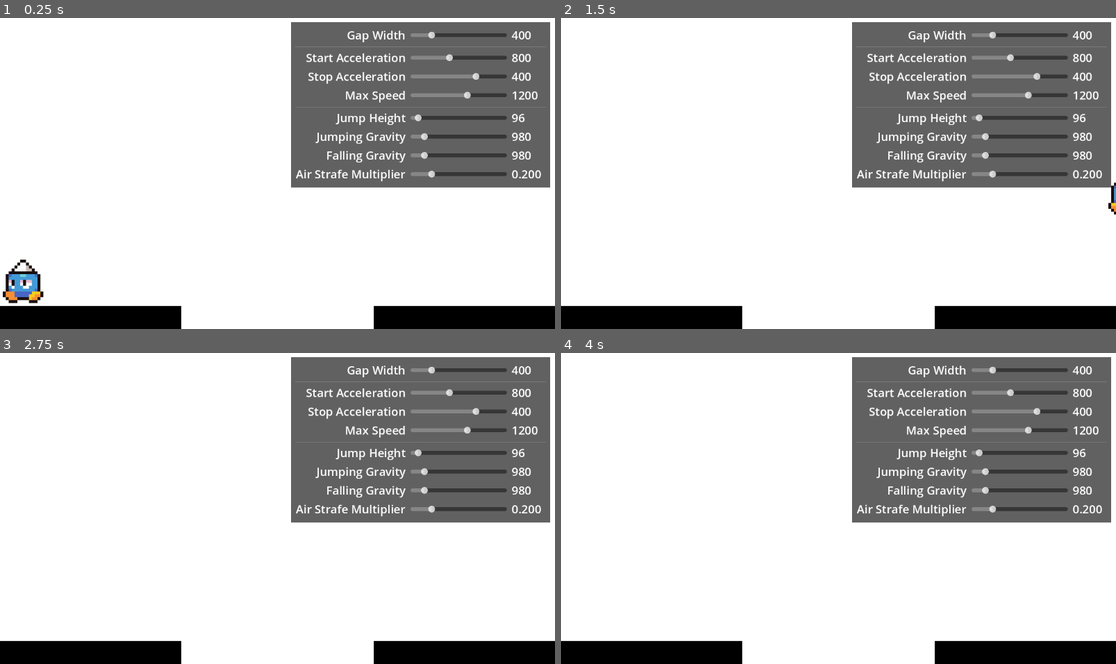
Above: before the commit, frames 1-4 (two rows, left to right).
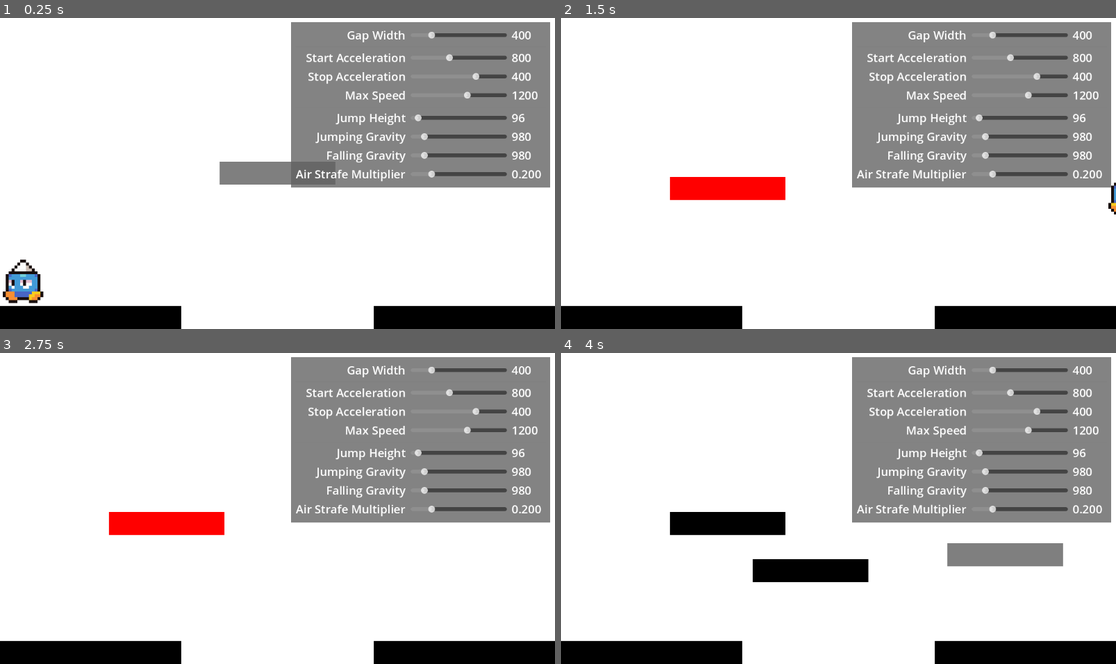
Above: after the commit, the same moments.

Repository: uniqueusername/platformer-movement-tuner
Game: Godot game, scene res://movement_tuner.tscn
Same seed, same stepped clock (60 frames per second), same inputs: the game is played once before the commit and once after it.
Inputs (mouse positions are in pixels of both pictures, inside the frame that each line leads up to):
- Up to frame 1 (0.25 s): no input
- Up to frame 2 (1.5 s): move the mouse to (960, 157) at 0.52 s; press the mouse at (960, 157) at 0.53 s; hold D (player_right) from 0.53 s (still down); tap Space (player_jump) at 0.77 s; move the mouse to (727, 189) at 1.27 s; release the mouse at (727, 189) at 1.28 s; click (727, 189) at 1.35 s
- Up to frame 3 (2.75 s): tap Space (player_jump) at 1.52 s; tap Enter at 2 s; move the mouse to (333, 440) at 2.02 s; release D (player_right) at 2.03 s; press the mouse at (333, 440) at 2.03 s; hold A (player_left) from 2.03 s (still down)
- Up to frame 4 (4 s): tap Space (player_jump) at 2.75, 3.02, 3.77 s; move the mouse to (810, 570) at 2.77 s; release A (player_left) at 2.78 s; release the mouse at (810, 570) at 2.78 s; hold D (player_right) from 2.78 s (still down); click (810, 570) at 2.85 s; tap Enter at 3.5 s; move the mouse to (1005, 555) at 3.52 s; press the mouse at (1005, 555) at 3.53 s

The runs differ from the first frame. In frame 1, 21% of the frame differs, in the area x 39-100%, y 1-55%; in frame 2, 23%; in frame 3, 23%; in frame 4, 26%, in the area x 19-100%, y 1-74%.

Commit message:
completed platform placement

Diff:
--- /dev/null
+++ b/assets/shaders/platform_hover.gdshader
@@ -0,0 +1,5 @@
+shader_type canvas_item;
+
+void fragment() {
+	COLOR = vec4(1, 0, 0, 1.0);
+}
--- /dev/null
+++ b/assets/shaders/platform_target.gdshader
@@ -0,0 +1,5 @@
+shader_type canvas_item;
+
+void fragment() {
+	COLOR = vec4(0, 0, 0, 0.5);
+}
--- a/movement_tuner.tscn
+++ b/movement_tuner.tscn
@@ -1,11 +1,12 @@
-[gd_scene load_steps=11 format=3 uid="uid://chledrc08mf0n"]
+[gd_scene load_steps=17 format=3 uid="uid://chledrc08mf0n"]
 
 [ext_resource type="Script" path="res://utility/movement_configurator.gd" id="1_t3nin"]
 [ext_resource type="PackedScene" uid="uid://wppivb7axvby" path="res://utility/ui/config_slider.tscn" id="2_86j7g"]
 [ext_resource type="Shader" path="res://assets/shaders/platform.gdshader" id="3_8bf5h"]
+[ext_resource type="Shader" path="res://assets/shaders/platform_target.gdshader" id="4_fjqrq"]
 
 [sub_resource type="StyleBoxFlat" id="StyleBoxFlat_lxapw"]
-bg_color = Color(0.380392, 0.380392, 0.380392, 1)
+bg_color = Color(0.380392, 0.380392, 0.380392, 0.784314)
 
 [sub_resource type="GDScript" id="GDScript_1q2na"]
 resource_name = "floor"
@@ -91,6 +92,60 @@
 # re-place spawner relative to viewport size
 func reposition():
 	global_position = Vector2(48, get_viewport_rect().size.y - 128)
+"
+
+[sub_resource type="GDScript" id="GDScript_2jk7r"]
+resource_name = "platform_spawner"
+script/source = "extends Area2D
+
+var mouse_over_ui: bool = false
+
+func _process(delta):
+	global_position = get_viewport().get_mouse_position()
+	if get_overlapping_bodies().size() == 0 and !mouse_over_ui:
+		$platform_placeholder.visible = true
+		$platform_placeholder.can_place = true
+
+func _on_body_entered(body):
+	if body.scene_file_path == $platform_placeholder.platform_scene.resource_path:
+		$platform_placeholder.visible = false
+		$platform_placeholder.can_place = false
+
+func _on_panel_container_mouse_entered():
+	mouse_over_ui = true
+	$platform_placeholder.visible = false
+	$platform_placeholder.can_place = false
+
+func _on_panel_container_mouse_exited():
+	mouse_over_ui = false
+"
+
+[sub_resource type="CircleShape2D" id="CircleShape2D_8svsw"]
+radius = 5.0
+
+[sub_resource type="ShaderMaterial" id="ShaderMaterial_7h46s"]
+shader = ExtResource("4_fjqrq")
+
+[sub_resource type="CanvasTexture" id="CanvasTexture_fhjy2"]
+
+[sub_resource type="GDScript" id="GDScript_6ie38"]
+resource_name = "platform_spawner"
+script/source = "extends Node2D
+
+var platform_scene = load(\"res://utility/levels/placeable_platform/platform.tscn\")
+var can_place: bool = true
+
+func _input(event):
+	if event.is_action_pressed(\"grow_block\"):
+		scale.x += 48
+	if event.is_action_pressed(\"shrink_block\") and scale.x >= 72:
+		scale.x -= 48
+
+	if event.is_action_pressed(\"click\") and can_place:
+		var platform = platform_scene.instantiate()
+		platform.global_position = global_position
+		platform.width = scale.x
+		get_parent().add_child(platform)
 "
 
 [node name="movement_tuner" type="Node2D"]
@@ -229,6 +284,22 @@
 script = SubResource("GDScript_f2i7w")
 movement_tuner = NodePath("../gui/MarginContainer/PanelContainer/MarginContainer/configurator")
 
+[node name="platform_spawner" type="Area2D" parent="."]
+collision_layer = 0
+collision_mask = 4
+script = SubResource("GDScript_2jk7r")
+
+[node name="collider" type="CollisionShape2D" parent="platform_spawner"]
+shape = SubResource("CircleShape2D_8svsw")
+
+[node name="platform_placeholder" type="Sprite2D" parent="platform_spawner"]
+material = SubResource("ShaderMaterial_7h46s")
+scale = Vector2(240, 48)
+texture = SubResource("CanvasTexture_fhjy2")
+script = SubResource("GDScript_6ie38")
+
+[connection signal="mouse_entered" from="gui/MarginContainer/PanelContainer" to="platform_spawner" method="_on_panel_container_mouse_entered"]
+[connection signal="mouse_exited" from="gui/MarginContainer/PanelContainer" to="platform_spawner" method="_on_panel_container_mouse_exited"]
 [connection signal="value_changed" from="gui/MarginContainer/PanelContainer/MarginContainer/configurator/gap_width" to="floor" method="_on_gap_width_value_changed"]
 [connection signal="value_changed" from="gui/MarginContainer/PanelContainer/MarginContainer/configurator/start_accel" to="gui/MarginContainer/PanelContainer/MarginContainer/configurator" method="_on_start_accel_value_changed"]
 [connection signal="value_changed" from="gui/MarginContainer/PanelContainer/MarginContainer/configurator/stop_accel" to="gui/MarginContainer/PanelContainer/MarginContainer/configurator" method="_on_stop_accel_value_changed"]
@@ -237,3 +308,4 @@
 [connection signal="value_changed" from="gui/MarginContainer/PanelContainer/MarginContainer/configurator/first_half_grav" to="gui/MarginContainer/PanelContainer/MarginContainer/configurator" method="_on_first_half_grav_value_changed"]
 [connection signal="value_changed" from="gui/MarginContainer/PanelContainer/MarginContainer/configurator/second_half_grav" to="gui/MarginContainer/PanelContainer/MarginContainer/configurator" method="_on_second_half_grav_value_changed"]
 [connection signal="value_changed" from="gui/MarginContainer/PanelContainer/MarginContainer/configurator/air_strafe_multiplier" to="gui/MarginContainer/PanelContainer/MarginContainer/configurator" method="_on_air_strafe_multiplier_value_changed"]
+[connection signal="body_entered" from="platform_spawner" to="platform_spawner" method="_on_body_entered"]
--- a/project.godot
+++ b/project.godot
@@ -54,6 +54,29 @@
 , Object(InputEventKey,"resource_local_to_scene":false,"resource_name":"","device":-1,"window_id":0,"alt_pressed":false,"shift_pressed":false,"ctrl_pressed":false,"meta_pressed":false,"pressed":false,"keycode":0,"physical_keycode":4194320,"key_label":0,"unicode":0,"echo":false,"script":null)
 ]
 }
+click={
+"deadzone": 0.5,
+"events": [Object(InputEventMouseButton,"resource_local_to_scene":false,"resource_name":"","device":-1,"window_id":0,"alt_pressed":false,"shift_pressed":false,"ctrl_pressed":false,"meta_pressed":false,"button_mask":0,"position":Vector2(0, 0),"global_position":Vector2(0, 0),"factor":1.0,"button_index":1,"canceled":false,"pressed":false,"double_click":false,"script":null)
+]
+}
+grow_block={
+"deadzone": 0.5,
+"events": [Object(InputEventMouseButton,"resource_local_to_scene":false,"resource_name":"","device":-1,"window_id":0,"alt_pressed":false,"shift_pressed":false,"ctrl_pressed":false,"meta_pressed":false,"button_mask":0,"position":Vector2(0, 0),"global_position":Vector2(0, 0),"factor":1.0,"button_index":4,"canceled":false,"pressed":false,"double_click":false,"script":null)
+, Object(InputEventKey,"resource_local_to_scene":false,"resource_name":"","device":-1,"window_id":0,"alt_pressed":false,"shift_pressed":false,"ctrl_pressed":false,"meta_pressed":false,"pressed":false,"keycode":0,"physical_keycode":69,"key_label":0,"unicode":101,"echo":false,"script":null)
+]
+}
+shrink_block={
+"deadzone": 0.5,
+"events": [Object(InputEventMouseButton,"resource_local_to_scene":false,"resource_name":"","device":-1,"window_id":0,"alt_pressed":false,"shift_pressed":false,"ctrl_pressed":false,"meta_pressed":false,"button_mask":0,"position":Vector2(0, 0),"global_position":Vector2(0, 0),"factor":1.0,"button_index":5,"canceled":false,"pressed":false,"double_click":false,"script":null)
+, Object(InputEventKey,"resource_local_to_scene":false,"resource_name":"","device":-1,"window_id":0,"alt_pressed":false,"shift_pressed":false,"ctrl_pressed":false,"meta_pressed":false,"pressed":false,"keycode":0,"physical_keycode":81,"key_label":0,"unicode":113,"echo":false,"script":null)
+]
+}
+
+[layer_names]
+
+2d_physics/layer_1="walls"
+2d_physics/layer_2="player"
+2d_physics/layer_3="placed platforms"
 
 [rendering]
 
--- a/scenes/player/movement.gd
+++ b/scenes/player/movement.gd
@@ -21,7 +21,6 @@
 @export_subgroup("air movement")
 var jump_speed: float = 600 # calculated from height
 @export var jump_height: float = 96:
-	get: return jump_height
 	set(value):
 		jump_height = value
 		jump_speed = calculate_jump(value)
--- a/scenes/player/player.tscn
+++ b/scenes/player/player.tscn
@@ -107,6 +107,7 @@
 
 [node name="player" type="CharacterBody2D"]
 position = Vector2(172, 178)
+collision_layer = 2
 script = SubResource("GDScript_3c4u0")
 
 [node name="sprite" type="AnimatedSprite2D" parent="."]
--- /dev/null
+++ b/utility/levels/placeable_platform/placeable_platform.gd
@@ -0,0 +1,30 @@
+# a platform with adjustable width
+extends StaticBody2D
+
+@export var width: float = 128:
+	set(value):
+		width = value
+		$sprite.scale.x = value
+		$hover.scale.x = value
+		$collider.shape.size.x = value
+var mouse_inside: bool = false
+var invulnerable: bool = true
+
+func _ready():
+	$collider.shape = RectangleShape2D.new()
+	$collider.shape.size = Vector2(width, 48)
+
+func _on_mouse_entered():
+	mouse_inside = true
+	$sprite.visible = false
+	$hover.visible = true
+
+func _on_mouse_exited():
+	invulnerable = false
+	mouse_inside = false
+	$sprite.visible = true
+	$hover.visible = false
+
+func _on_input_event(viewport, event, shape_idx):
+	if event.is_action_pressed("click") and mouse_inside and !invulnerable:
+		queue_free()
--- /dev/null
+++ b/utility/levels/placeable_platform/platform.tscn
@@ -0,0 +1,45 @@
+[gd_scene load_steps=9 format=3 uid="uid://djfmm3p770m7v"]
+
+[ext_resource type="Script" path="res://utility/levels/placeable_platform/placeable_platform.gd" id="1_cjtxp"]
+[ext_resource type="Shader" path="res://assets/shaders/platform_hover.gdshader" id="2_0ngnd"]
+[ext_resource type="Shader" path="res://assets/shaders/platform.gdshader" id="2_2hor0"]
+
+[sub_resource type="ShaderMaterial" id="ShaderMaterial_3ffts"]
+shader = ExtResource("2_2hor0")
+
+[sub_resource type="CanvasTexture" id="CanvasTexture_sijrm"]
+specular_color = Color(0.698039, 0, 0.392157, 1)
+
+[sub_resource type="ShaderMaterial" id="ShaderMaterial_n1onl"]
+shader = ExtResource("2_0ngnd")
+
+[sub_resource type="CanvasTexture" id="CanvasTexture_1l3gn"]
+
+[sub_resource type="RectangleShape2D" id="RectangleShape2D_cemrk"]
+size = Vector2(48, 48)
+
+[node name="platform" type="StaticBody2D"]
+top_level = true
+z_index = -1
+collision_layer = 5
+collision_mask = 0
+input_pickable = true
+script = ExtResource("1_cjtxp")
+
+[node name="sprite" type="Sprite2D" parent="."]
+material = SubResource("ShaderMaterial_3ffts")
+scale = Vector2(48, 48)
+texture = SubResource("CanvasTexture_sijrm")
+
+[node name="hover" type="Sprite2D" parent="."]
+visible = false
+material = SubResource("ShaderMaterial_n1onl")
+scale = Vector2(48, 48)
+texture = SubResource("CanvasTexture_1l3gn")
+
+[node name="collider" type="CollisionShape2D" parent="."]
+shape = SubResource("RectangleShape2D_cemrk")
+
+[connection signal="input_event" from="." to="." method="_on_input_event"]
+[connection signal="mouse_entered" from="." to="." method="_on_mouse_entered"]
+[connection signal="mouse_exited" from="." to="." method="_on_mouse_exited"]
--- a/utility/movement_configurator.gd
+++ b/utility/movement_configurator.gd
@@ -35,23 +35,23 @@
 	second_half_grav.value = movement.second_half_grav
 	air_strafe_multiplier.value = movement.air_strafe_multiplier
 
-func _on_start_accel_value_changed(value: float):
+func _on_start_accel_value_changed(_value: float):
 	send_config()
 
-func _on_stop_accel_value_changed(value: float):
+func _on_stop_accel_value_changed(_value: float):
 	send_config()
 
-func _on_max_speed_value_changed(value: float):
+func _on_max_speed_value_changed(_value: float):
 	send_config()
 
-func _on_jump_height_value_changed(value: float):
+func _on_jump_height_value_changed(_value: float):
 	send_config()
 
-func _on_first_half_grav_value_changed(value: float):
+func _on_first_half_grav_value_changed(_value: float):
 	send_config()
 
-func _on_second_half_grav_value_changed(value: float):
+func _on_second_half_grav_value_changed(_value: float):
 	send_config()
 
-func _on_air_strafe_multiplier_value_changed(value: float):
+func _on_air_strafe_multiplier_value_changed(_value: float):
 	send_config()
--- a/utility/ui/config_slider.gd
+++ b/utility/ui/config_slider.gd
@@ -3,33 +3,27 @@
 signal value_changed(value: float)
 
 @export var label: String = "Label":
-	get: return label
 	set(value):
 		label = value
 		$label.text = value
 @export var min_value: float = 0:
-	get: return min_value
 	set(value):
 		min_value = value
 		$slider.min_value = value
 @export var max_value: float = 1000:
-	get: return max_value
 	set(value):
 		max_value = value
 		$slider.max_value = value
 @export var step: float = 0.5:
-	get: return step
 	set(value):
 		step = value
 		$slider.step = value
 @export var value: float = min_value
 @export var exponential: bool = false:
-	get: return exponential
 	set(value):
 		exponential = value
 		$slider.exp_edit = value
 @export_multiline var tooltip: String = "":
-	get: return tooltip
 	set(value):
 		tooltip = value
 		$slider.tooltip_text = value
